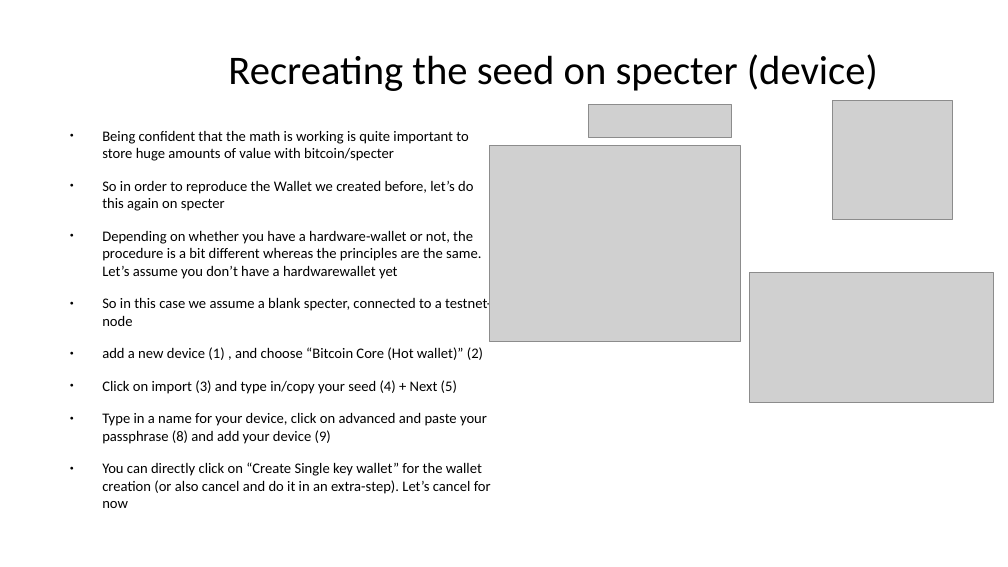
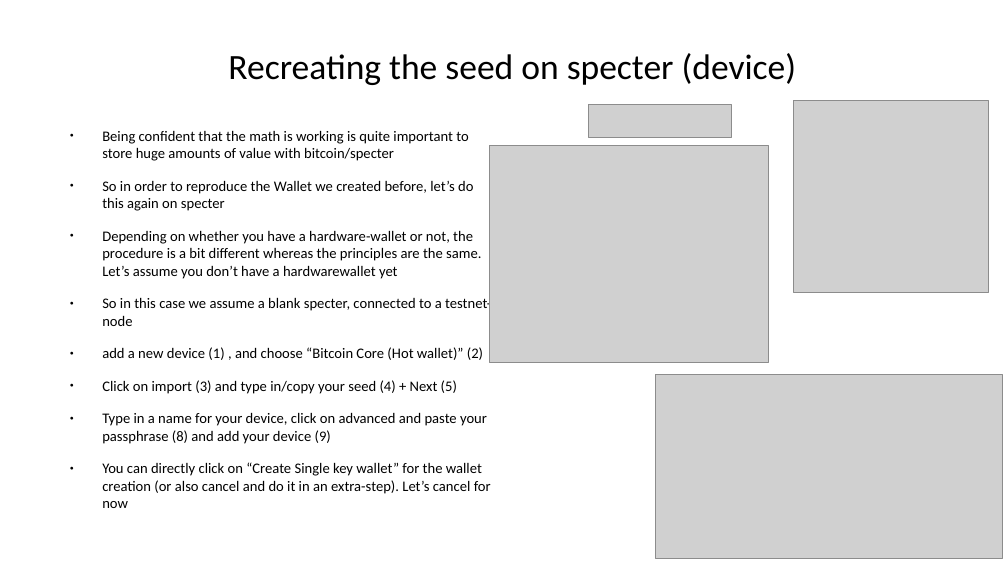
Before and after one commit to cryptoadvance/specter-education, a slide deck: slide 6 of content/bitcoin201/02_Seeds-and-HD-wallets.odp. Drawn at 1008x567 pixels with LibreOffice and Linux fonts; fonts in the diff are those of the drawing; grey boxes stand for pictures. Boxes give left, top, right and bottom in pixels: in the first picture for what was removed or moved away, otherwise in the second. Text is boxed around its words. In the diff, an @@ line names an element or a change of style, - is before the commit and + after.

```diff
--- a/content/bitcoin201/02_Seeds-and-HD-wallets.odp
+++ b/content/bitcoin201/02_Seeds-and-HD-wallets.odp
@@ title "Recreating the seed on specter ..." at (228, 53, 797, 85): size 32 to 28 pt @@
@@ picture: place and size @@
-picture at (832, 101, 953, 220)
+picture at (794, 101, 989, 293)
@@ picture: place and size @@
-picture at (489, 146, 741, 342)
+picture at (489, 146, 768, 363)
@@ picture: place and size @@
-picture at (750, 273, 993, 402)
+picture at (656, 375, 1003, 559)
```
Also in this commit, not shown: 3 other slides changed, 3 other files.
